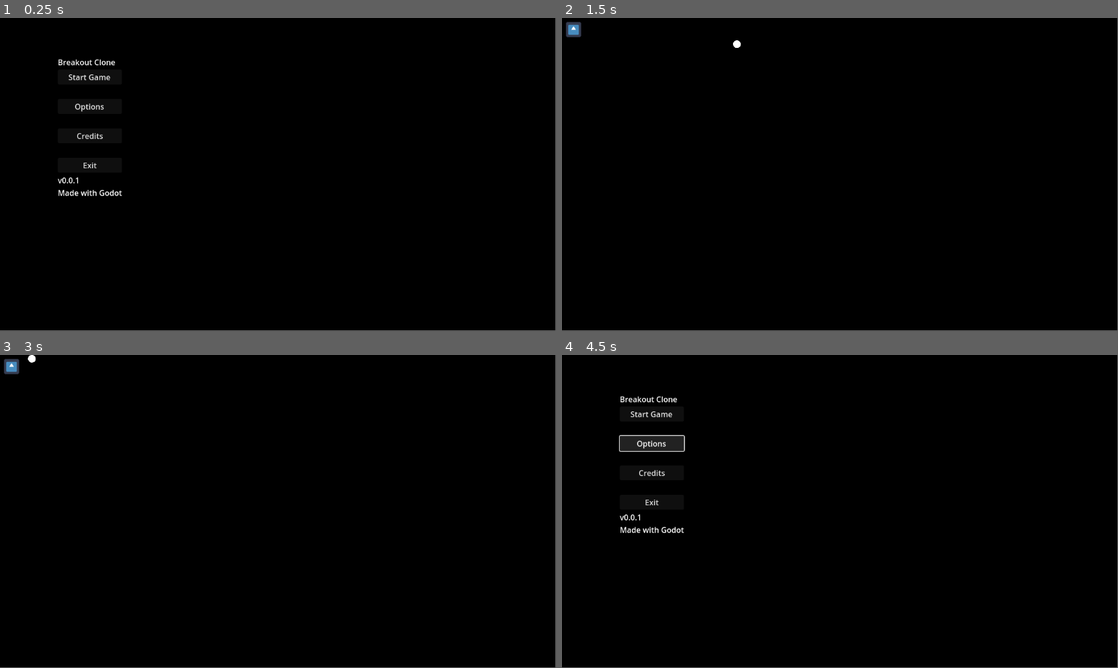
Above: before the commit, frames 1-4 (two rows, left to right).
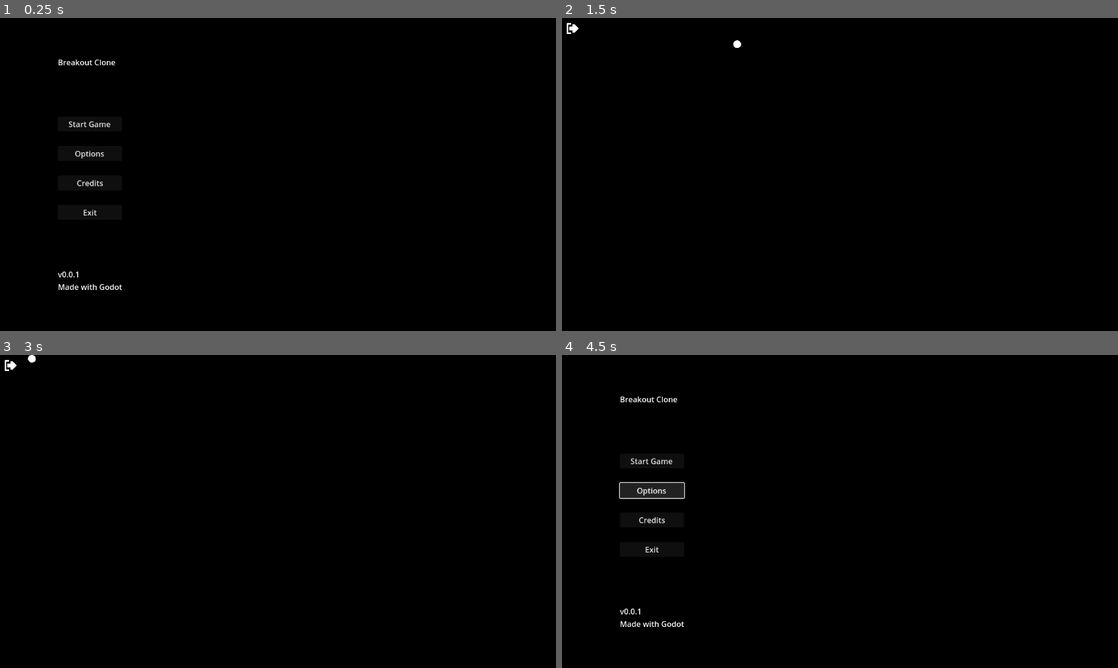
Above: after the commit, the same moments.

Repository: Modailun/breakout-clone
Game: Godot game, scene res://scenes/main_menu.tscn
Two runs of this game, one before a commit and one after it. Both use one fixed random seed, a clock stepped at 60 frames per second and the inputs below. The engine's default icon, where the game draws it, is replaced by a stand-in: a white triangle on a blue panel in a dark square.
Inputs (mouse positions are in pixels of both pictures, inside the frame that each line leads up to; where the layout moved, square brackets give the same spot in the first picture):
- Up to frame 1 (0.25 s): no input
- Up to frame 2 (1.5 s): click "Start Game" at 0.5 s; click "Start Game" at 1.25 s
- Up to frame 3 (3 s): click (11, 364) [11, 367] at 2 s; click "Start Game" at 2.75 s
- Up to frame 4 (4.5 s): click (573, 364) [573, 367] at 3.5 s; click "Options" at 4.25 s
In our replay, the window is 799x449 before the commit and 800x450 after it. These sizes can differ from the game's own. Grey fills any space a smaller window leaves; there, only what the larger window draws over its background counts as a difference.

The runs differ from the first frame. In frame 1, 0.9% of the frame differs, in the area x 10-22%, y 13-87%; in frame 2, 0.1%; in frame 3, 0.1%; in frame 4, 2.0%, in the area x 10-23%, y 13-87%.

Commit message:
Worked on Screen and Font

Diff:
--- /dev/null
+++ b/assets/Font/new_system_font.tres
@@ -0,0 +1,5 @@
+[gd_resource type="SystemFont" format=3 uid="uid://dqs8dyyyocwg8"]
+
+[resource]
+font_names = PackedStringArray("Comic Sans MS")
+multichannel_signed_distance_field = true
--- a/project.godot
+++ b/project.godot
@@ -19,6 +19,10 @@
 
 GameManager="*res://scenes/game_manager.tscn"
 
+[display]
+
+window/stretch/mode="viewport"
+
 [rendering]
 
 textures/vram_compression/import_etc2_astc=true
--- a/scenes/game_limits.tscn
+++ b/scenes/game_limits.tscn
@@ -14,7 +14,7 @@
 
 [node name="Wall2" parent="." instance=ExtResource("2_yb3jd")]
 position = Vector2(600, 0)
-rotation = 3.1415927
+rotation = -3.1415925
 
 [node name="Wall3" parent="." instance=ExtResource("2_yb3jd")]
 position = Vector2(1152, 328)
--- a/scenes/level_1.tscn
+++ b/scenes/level_1.tscn
@@ -9,6 +9,9 @@
 [node name="Level 1" type="Node2D"]
 script = ExtResource("1_014kd")
 
+[node name="Camera2D" type="Camera2D" parent="."]
+anchor_mode = 0
+
 [node name="Fond" parent="." instance=ExtResource("2_5xbjy")]
 
 [node name="Pause UI" parent="." instance=ExtResource("2_bswci")]
--- a/scenes/main_menu.tscn
+++ b/scenes/main_menu.tscn
@@ -1,9 +1,17 @@
-[gd_scene load_steps=3 format=3 uid="uid://cogv2yv4ovkqq"]
+[gd_scene load_steps=6 format=3 uid="uid://cogv2yv4ovkqq"]
 
 [ext_resource type="Script" uid="uid://5pgrwbq7mopt" path="res://scripts/main_menu.gd" id="1_l6cm7"]
 [ext_resource type="PackedScene" uid="uid://bnyy22cuf50si" path="res://scenes/fond.tscn" id="2_ekxnf"]
+[ext_resource type="SystemFont" uid="uid://dqs8dyyyocwg8" path="res://assets/Font/new_system_font.tres" id="3_bqqt6"]
 
-[node name="MainMenu" type="Container"]
+[sub_resource type="LabelSettings" id="LabelSettings_bqqt6"]
+font = ExtResource("3_bqqt6")
+stacked_outline_count = 1
+
+[sub_resource type="LabelSettings" id="LabelSettings_wu84c"]
+font = ExtResource("3_bqqt6")
+
+[node name="MainMenu" type="MarginContainer"]
 anchors_preset = 15
 anchor_right = 1.0
 anchor_bottom = 1.0
@@ -30,6 +38,7 @@
 [node name="Title" type="Label" parent="MarginContainer/HBoxContainer/VBoxContainer"]
 layout_mode = 2
 text = "Breakout Clone"
+label_settings = SubResource("LabelSettings_bqqt6")
 
 [node name="MenuOptions" type="VBoxContainer" parent="MarginContainer/HBoxContainer/VBoxContainer"]
 layout_mode = 2
@@ -57,6 +66,7 @@
 layout_mode = 2
 text = "v0.0.1
 Made with Godot"
+label_settings = SubResource("LabelSettings_wu84c")
 
 [node name="CenterContainer" type="CenterContainer" parent="MarginContainer/HBoxContainer"]
 layout_mode = 2
--- a/scenes/pause_ui.tscn
+++ b/scenes/pause_ui.tscn
@@ -1,7 +1,7 @@
 [gd_scene load_steps=5 format=3 uid="uid://da02n1omopkkx"]
 
-[ext_resource type="Texture2D" uid="uid://bn4hkq12jdh1q" path="res://icon.svg" id="1_uwb1u"]
 [ext_resource type="Script" uid="uid://bh0uyge1alhun" path="res://scripts/pause_ui.gd" id="1_ypbrs"]
+[ext_resource type="Texture2D" uid="uid://n7g03qmw3ye5" path="res://assets/sprites/exitRight.png" id="2_ypbrs"]
 
 [sub_resource type="InputEventKey" id="InputEventKey_rus8k"]
 device = -1
@@ -11,16 +11,15 @@
 events = [SubResource("InputEventKey_rus8k")]
 
 [node name="Pause UI" type="MarginContainer"]
-offset_left = 8.0
-offset_top = 8.0
-offset_right = 136.0
-offset_bottom = 136.0
+offset_right = 160.0
+offset_bottom = 160.0
 scale = Vector2(0.25, 0.25)
 script = ExtResource("1_ypbrs")
 
 [node name="TextureButton" type="TextureButton" parent="."]
 layout_mode = 2
 shortcut = SubResource("Shortcut_ypbrs")
-texture_normal = ExtResource("1_uwb1u")
+texture_normal = ExtResource("2_ypbrs")
+stretch_mode = 0
 
 [connection signal="pressed" from="TextureButton" to="." method="_on_texture_button_pressed"]
Binary file added: assets/sprites/exitRight.png
Not shown, added: assets/sprites/exitRight.png.import
